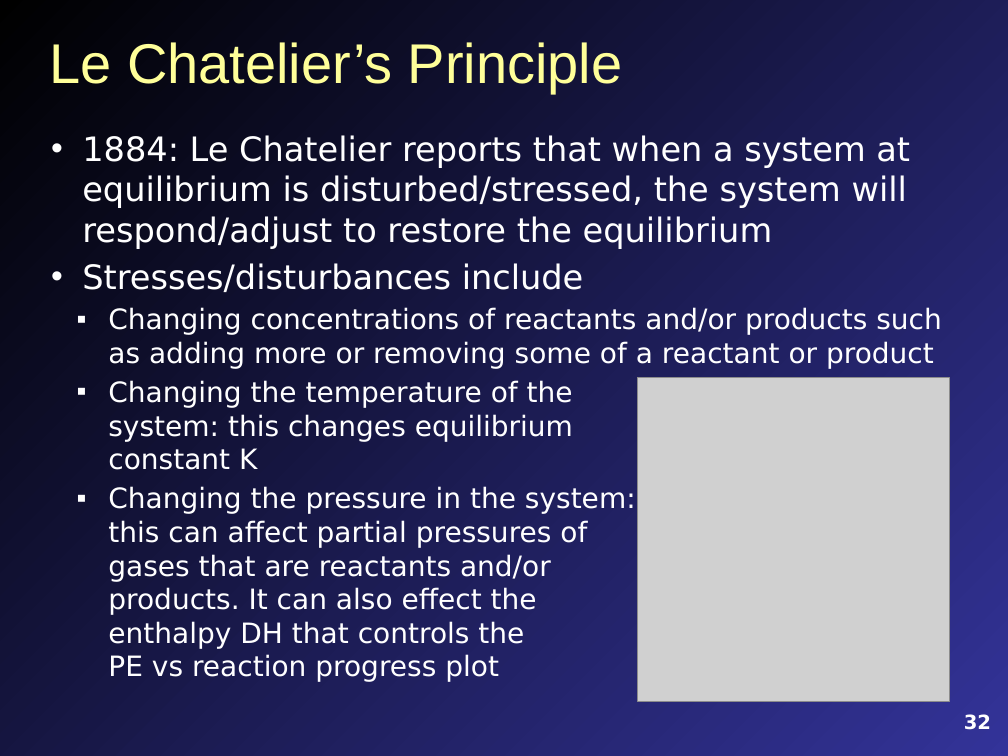
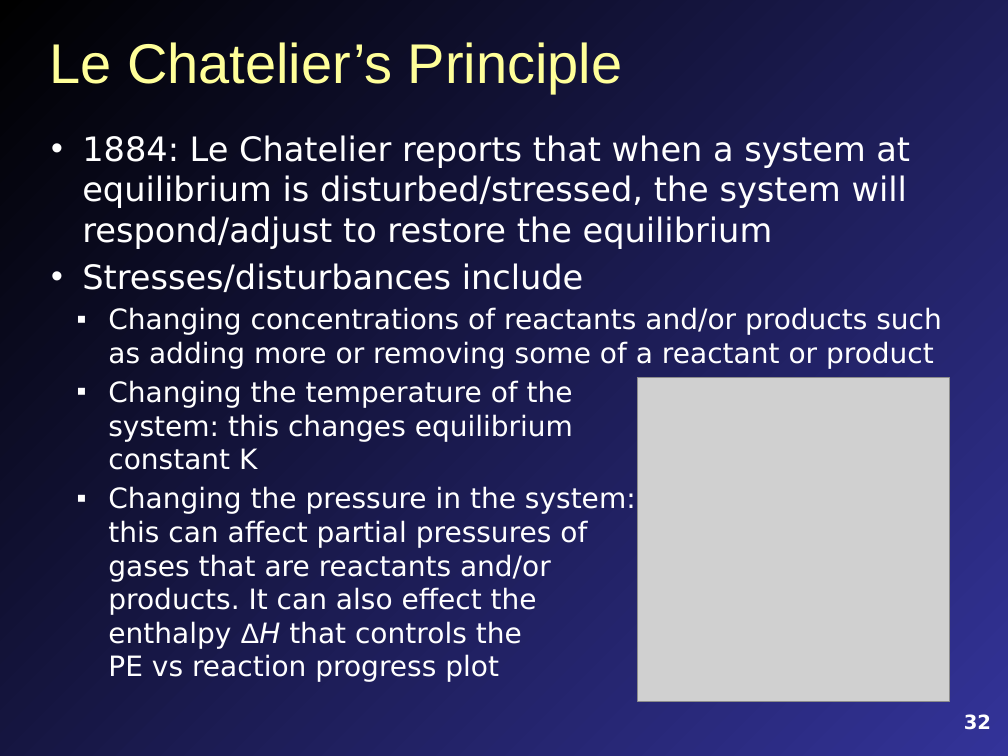
Before and after one commit to mavigozler/mavigozler.github.io, a slide deck: slide 32 of Teaching/Chemistry/Lecture Slides/FCC Chem 3A Chap 13 Content.pptx. Drawn at 1008x756 pixels with LibreOffice and Linux fonts; fonts in the diff are those of the drawing; grey boxes stand for pictures. Boxes give left, top, right and bottom in pixels: in the first picture for what was removed or moved away, otherwise in the second. Text is boxed around its words. In the diff, an @@ line names an element or a change of style, - is before the commit and + after.

```diff
--- a/Teaching/Chemistry/Lecture Slides/FCC Chem 3A Chap 13 Content.pptx
+++ b/Teaching/Chemistry/Lecture Slides/FCC Chem 3A Chap 13 Content.pptx
@@ text at <box>108,486,636,682</box>: text changed @@
-  ▪ Changing the pressure in the system:
-    this can affect partial pressures of
-    gases that are reactants and/or
-    products. It can also effect the
-    enthalpy DH that controls the
-    PE vs reaction progress plot
+  ▪ Changing the pressure in the system:
+    this can affect partial pressures of
+    gases that are reactants and/or
+    products. It can also effect the
+    enthalpy ΔH that controls the
+    PE vs reaction progress plot
```
Also in this commit, not shown: 7 other slides changed, 11 slides added, 3 slides removed, 13 other files.
